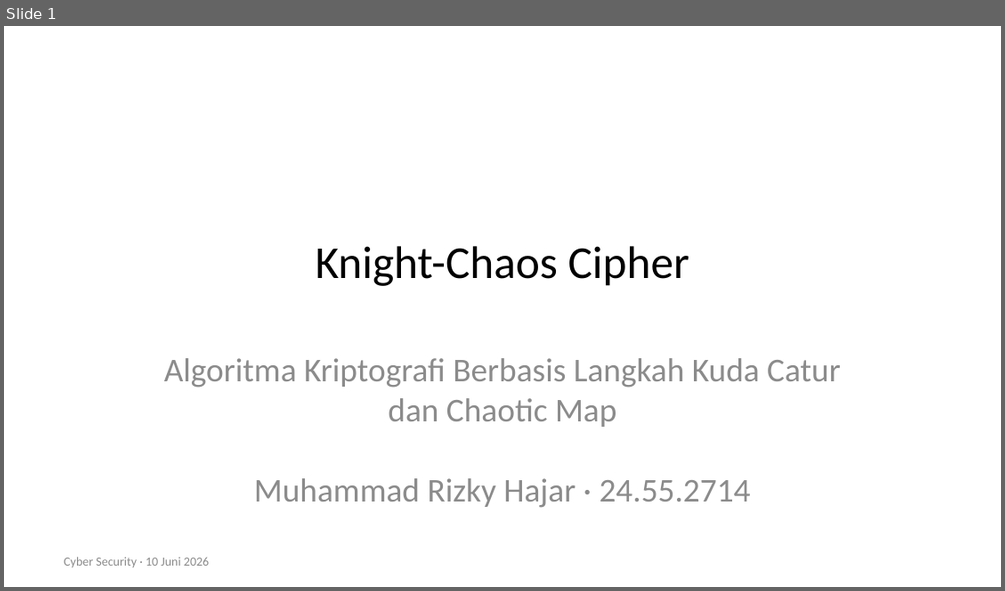
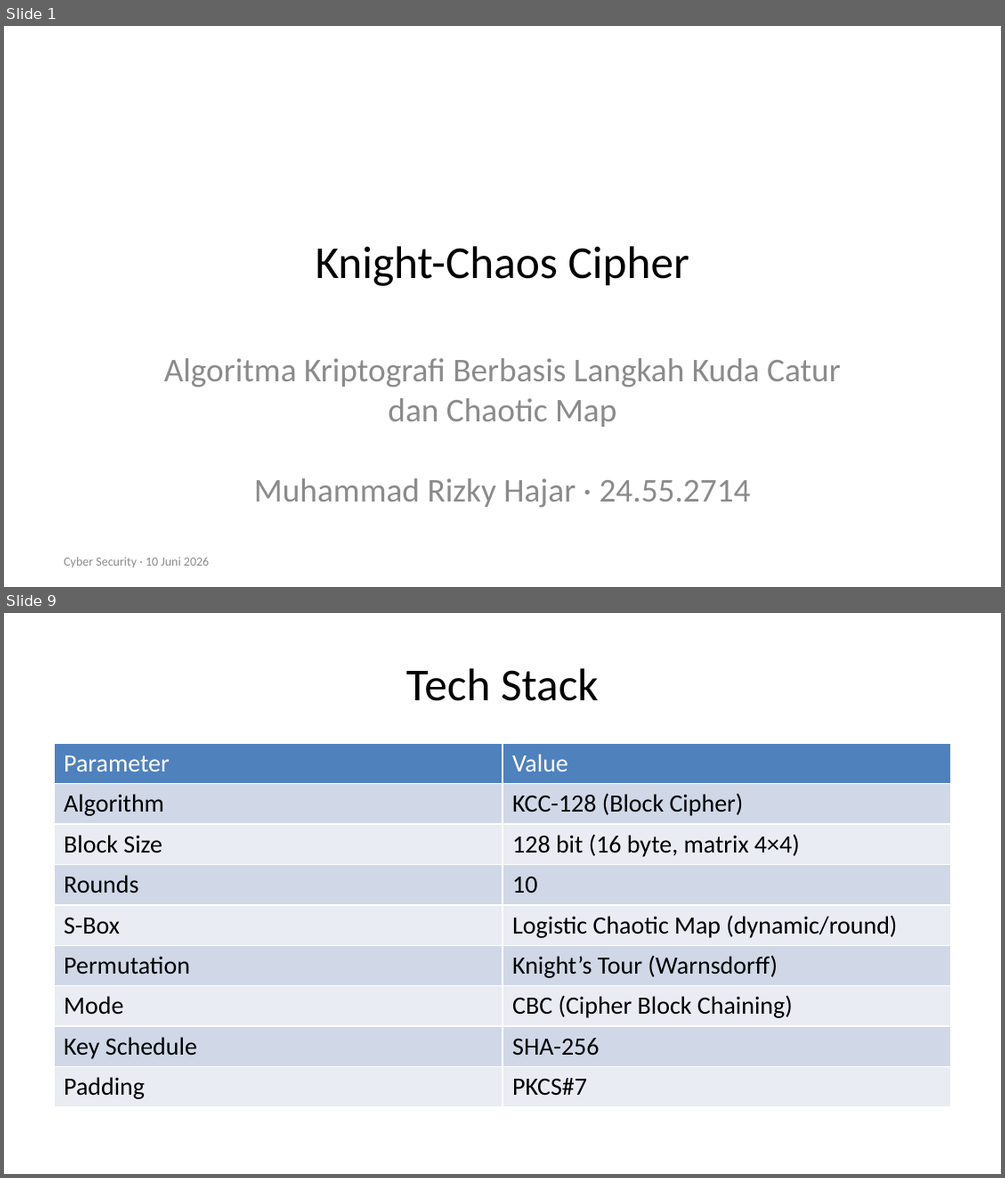
Before and after one commit to riskihajar/knight-chaos-cipher, a slide deck: slides/slides-knight-chaos-cipher.pptx. Shown one above the other, each under a label of ours: slide 1 before the commit, slides 1 and 9 after it; the slides between them are not shown. The pictures are 1005x591 and 1005x1178 pixels, drawn with LibreOffice and Linux fonts; fonts in the diff are those of the drawing. Boxes give left, top, right and bottom in pixels: in the first picture for what was removed or moved away, otherwise in the second. Text is boxed around its words. In the diff, an @@ line names an element or a change of style, - is before the commit and + after.

```diff
--- a/slides/slides-knight-chaos-cipher.pptx
+++ b/slides/slides-knight-chaos-cipher.pptx
@@ slide 9 added at box(4, 613, 1001, 1174), background #FFFFFF @@
@@ title added at box(406, 668, 599, 701), 33 pt, text #000000 @@
+Tech Stack
@@ table added at box(54, 744, 951, 1113), 9 rows, 2 columns @@
+Parameter | Value
+Algorithm | KCC-128 (Block Cipher)
+Block Size | 128 bit (16 byte, matrix 4×4)
+Rounds | 10
+S-Box | Logistic Chaotic Map (dynamic/round)
+Permutation | Knight’s Tour (Warnsdorff)
+Mode | CBC (Cipher Block Chaining)
+Key Schedule | SHA-256
+Padding | PKCS#7
```
Also in this commit, not shown: 9 slides changed, 5 other slides added, 4 slides removed, 3 other files.
